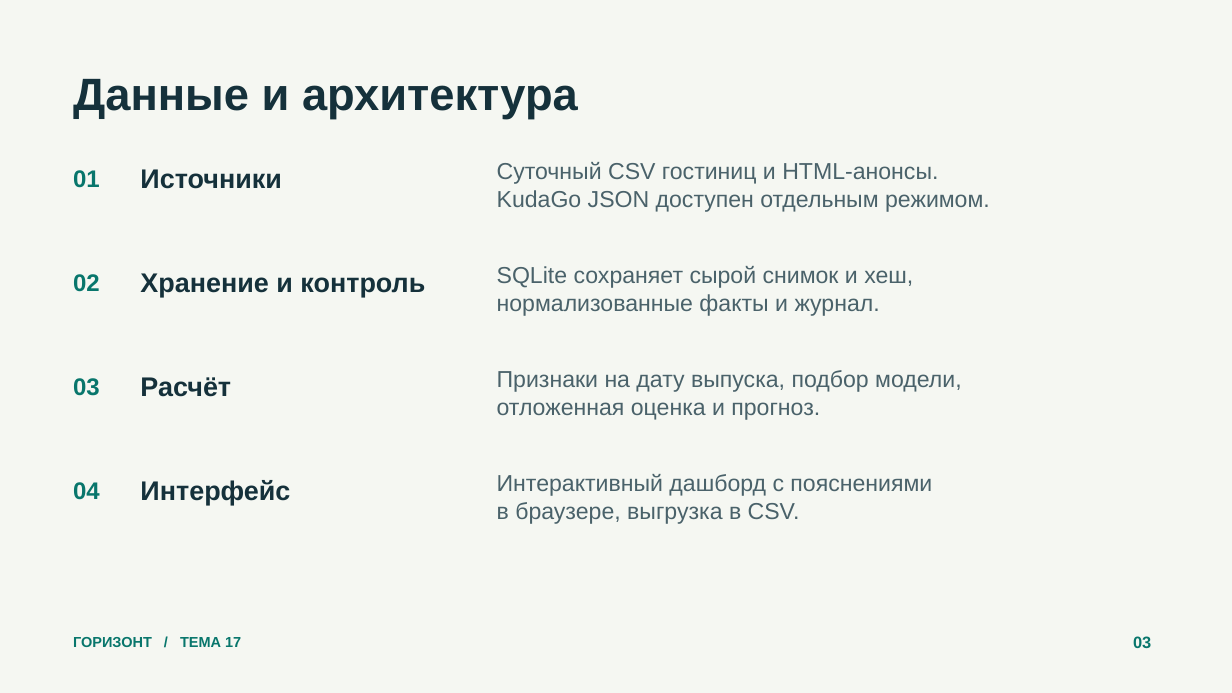
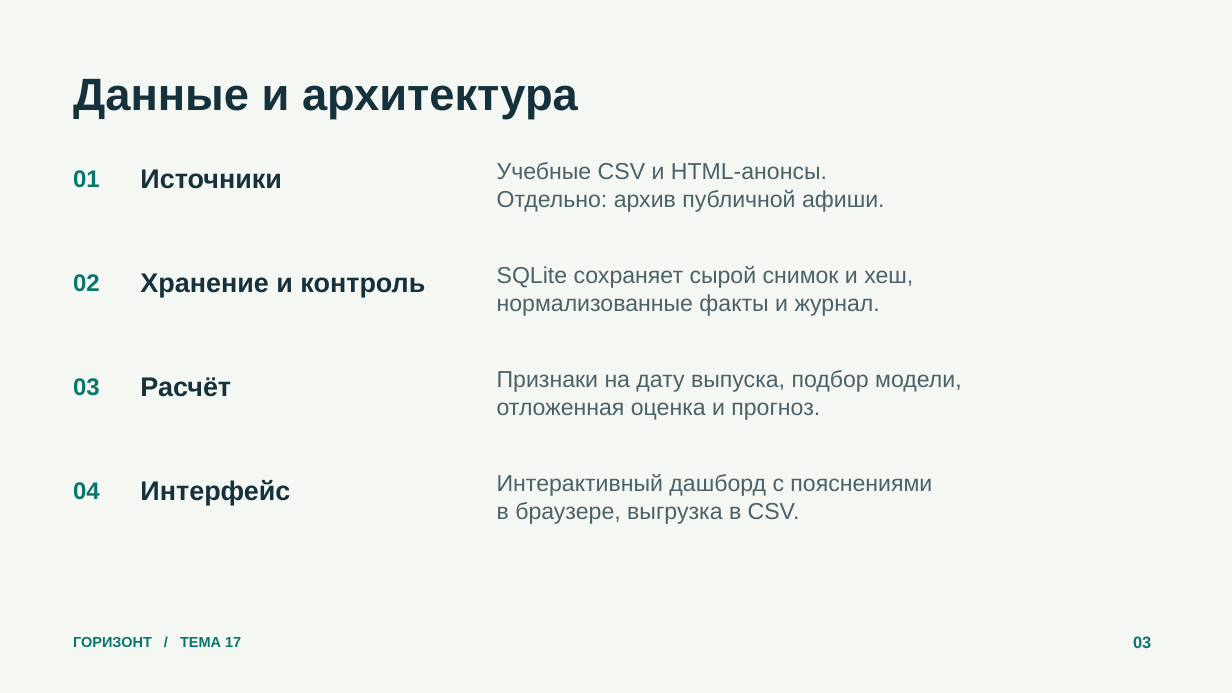
Before and after one commit to ReliqU/HotelForecast, a slide deck: slide 3 of deliverables/Презентация.pptx. Drawn at 1232x693 pixels with LibreOffice and Linux fonts; fonts in the diff are those of the drawing. Boxes give left, top, right and bottom in pixels: in the first picture for what was removed or moved away, otherwise in the second. Text is boxed around its words. In the diff, an @@ line names an element or a change of style, - is before the commit and + after.

```diff
--- a/deliverables/Презентация.pptx
+++ b/deliverables/Презентация.pptx
@@ text at (497,162,885,212): text changed @@
-Суточный CSV гостиниц и HTML-анонсы.
-KudaGo JSON доступен отдельным режимом.
+Учебные CSV и HTML-анонсы.
+Отдельно: архив публичной афиши.
```
Also in this commit, not shown: 3 other slides changed, 3 slides added, 2 slides removed, 21 other files.
